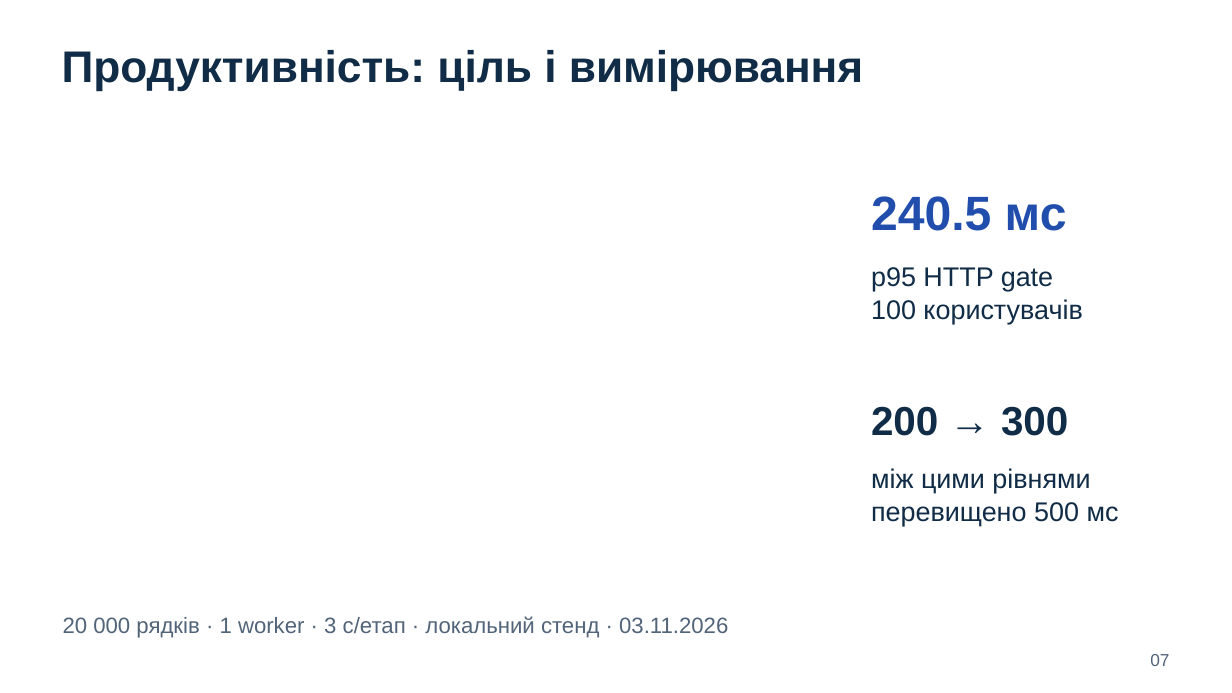
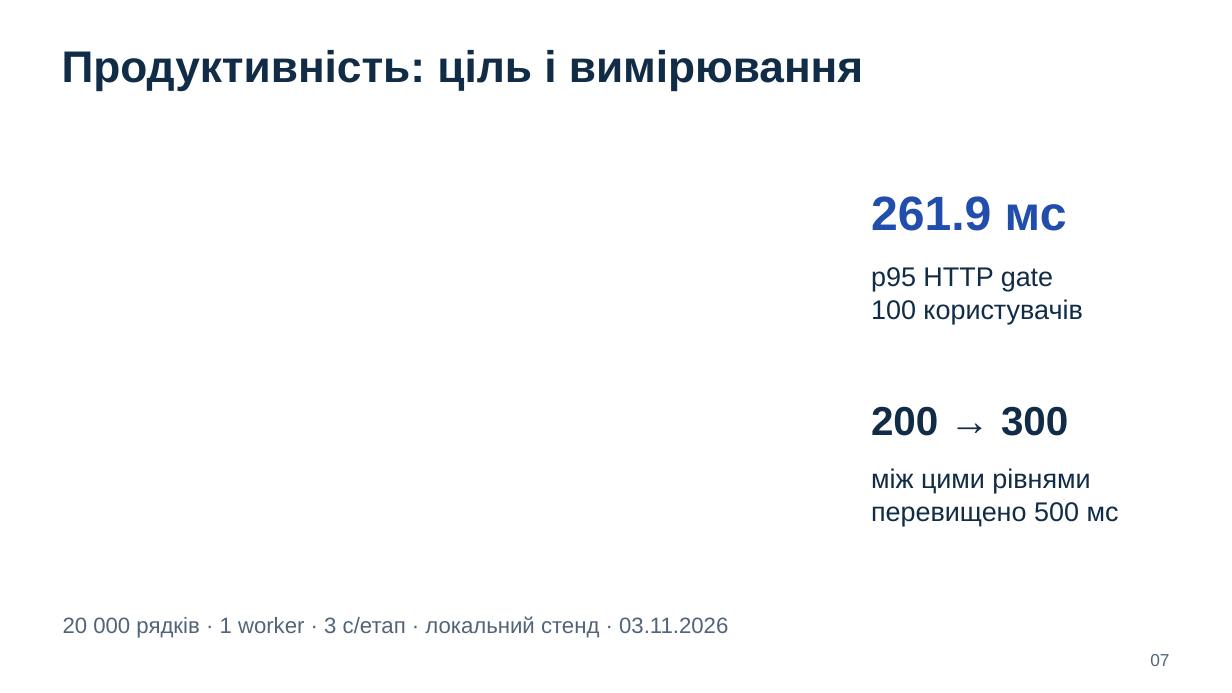
Before and after one commit to VladyslavCh412/labs, a slide deck: slide 7 of lab8/submission/FleetFlow_Defense.pptx. Drawn at 1232x693 pixels with LibreOffice and Linux fonts; fonts in the diff are those of the drawing. Boxes give left, top, right and bottom in pixels: in the first picture for what was removed or moved away, otherwise in the second. Text is boxed around its words. In the diff, an @@ line names an element or a change of style, - is before the commit and + after.

```diff
--- a/lab8/submission/FleetFlow_Defense.pptx
+++ b/lab8/submission/FleetFlow_Defense.pptx
@@ text at (871, 196, 1067, 231): text changed @@
-240.5 мс
+261.9 мс
```
Also in this commit, not shown: 1 other slide changed, 51 other files.
